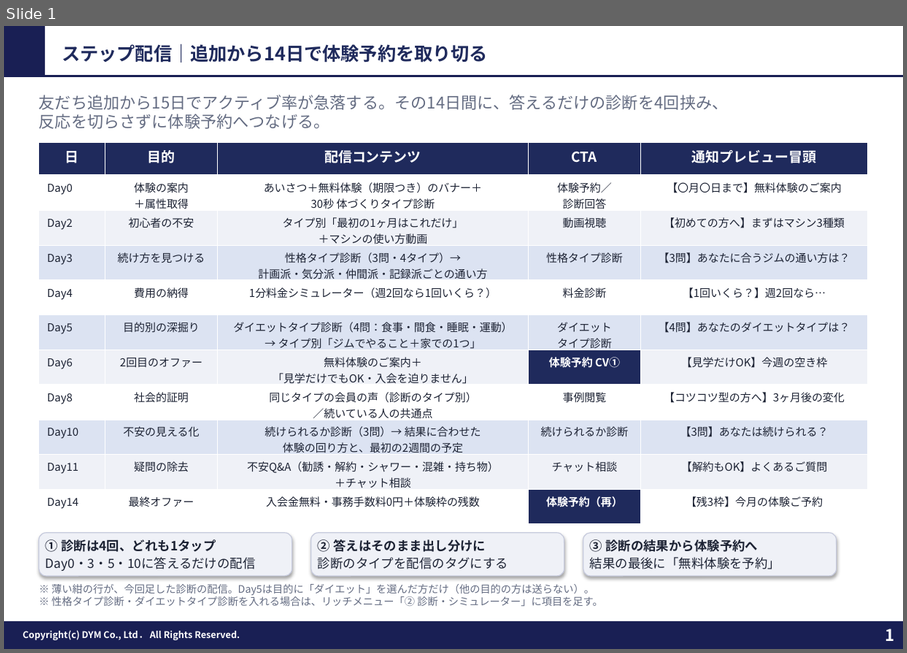
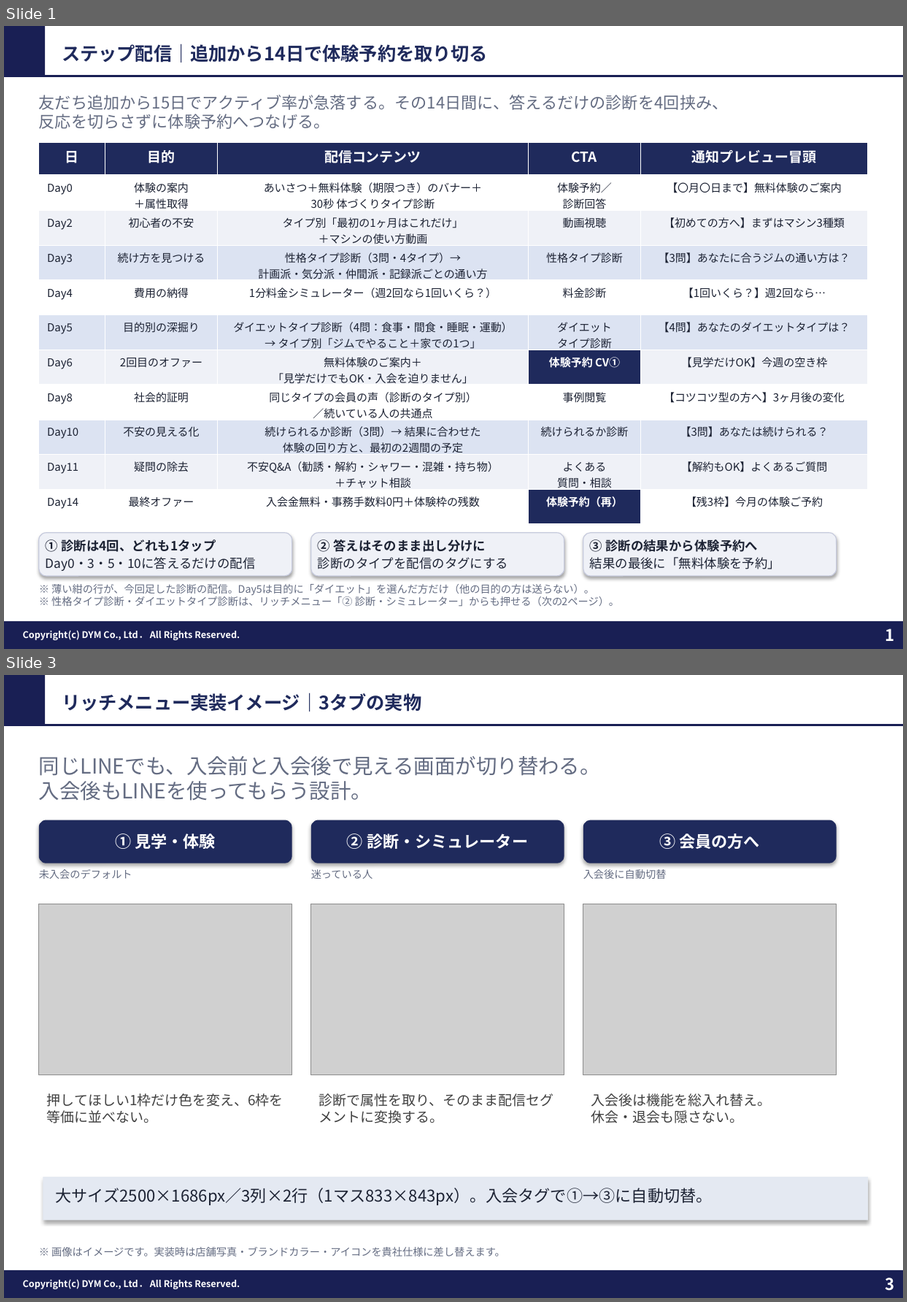
Before and after one commit to tonomura-r-dev/folder, a slide deck: ジム・フィットネス業界_ステップ配信_診断を厚くした版（試作）.pptx. Shown one above the other, each under a label of ours: slide 1 before the commit, slides 1 and 3 after it; the slides between them are not shown. The pictures are 907x653 and 907x1302 pixels, drawn with LibreOffice and Linux fonts; fonts in the diff are those of the drawing; grey boxes stand for pictures; background and template pictures are left out. Boxes give left, top, right and bottom in pixels: in the first picture for what was removed or moved away, otherwise in the second. Text is boxed around its words. In the diff, an @@ line names an element or a change of style, - is before the commit and + after.

```diff
--- a/ジム・フィットネス業界_ステップ配信_診断を厚くした版（試作）.pptx
+++ b/ジム・フィットネス業界_ステップ配信_診断を厚くした版（試作）.pptx
@@ slide 3 added at box(4, 675, 903, 1298), background #FFFFFF; not listed: 5 template elements that a slide beside it also shows @@
@@ text added at box(62, 693, 422, 711), 16 pt, text #1F2A5C, bold @@
+リッチメニュー実装イメージ｜3タブの実物
@@ text added at box(39, 756, 601, 801), 18 pt, text #646C82 @@
+同じLINEでも、入会前と入会後で見える画面が切り替わる。
+入会後もLINEを使ってもらう設計。
@@ rounded rectangle added at box(39, 820, 292, 863), fill #1F2A5C, 14 pt, text #FFFFFF, bold @@
+① 見学・体験
@@ rounded rectangle added at box(311, 820, 565, 863), fill #1F2A5C, 14 pt, text #FFFFFF, bold @@
+② 診断・シミュレーター
@@ rounded rectangle added at box(584, 820, 837, 863), fill #1F2A5C, 14 pt, text #FFFFFF, bold @@
+③ 会員の方へ
@@ text added at box(39, 869, 132, 879), 9 pt, text #646C82 @@
+未入会のデフォルト
@@ text added at box(311, 869, 373, 879), 9 pt, text #646C82 @@
+迷っている人
@@ text added at box(584, 869, 667, 879), 9 pt, text #646C82 @@
+入会後に自動切替
@@ picture added at box(39, 904, 292, 1075) @@
@@ picture added at box(311, 904, 565, 1075) @@
@@ picture added at box(584, 904, 837, 1075) @@
@@ text added at box(47, 1093, 284, 1123), 12 pt, text #404040 @@
+押してほしい1枠だけ色を変え、6枠を等価に並べない。
@@ text added at box(319, 1093, 554, 1123), 12 pt, text #404040 @@
+診断で属性を取り、そのまま配信セグメントに変換する。
@@ text added at box(592, 1093, 771, 1123), 12 pt, text #404040 @@
+入会後は機能を総入れ替え。
+休会・退会も隠さない。
@@ rectangle added at box(43, 1177, 868, 1220), fill #E4E9F2 @@
@@ text added at box(55, 1187, 712, 1205), 14 pt, text #1C2233 @@
+大サイズ2500×1686px／3列×2行（1マス833×843px）。入会タグで①→③に自動切替。
@@ text added at box(51, 1247, 506, 1256), 9 pt, text #646C82 @@
+※ 画像はイメージです。実装時は店舗写真・ブランドカラー・アイコンを貴社仕様に差し替えます。
@@ slide 1 changed as well @@
@@ table at box(39, 142, 868, 525) @@
-row 10, column 4: チャット相談
+row 10, column 4: よくある 質問・相談
@@ text at box(51, 596, 619, 606): text changed @@
-※ 性格タイプ診断・ダイエットタイプ診断を入れる場合は、リッチメニュー「② 診断・シミュレーター」に項目を足す。
+※ 性格タイプ診断・ダイエットタイプ診断は、リッチメニュー「② 診断・シミュレーター」からも押せる（次の2ページ）。
```
Also in this commit, not shown: 1 other slide added, 7 other files.
